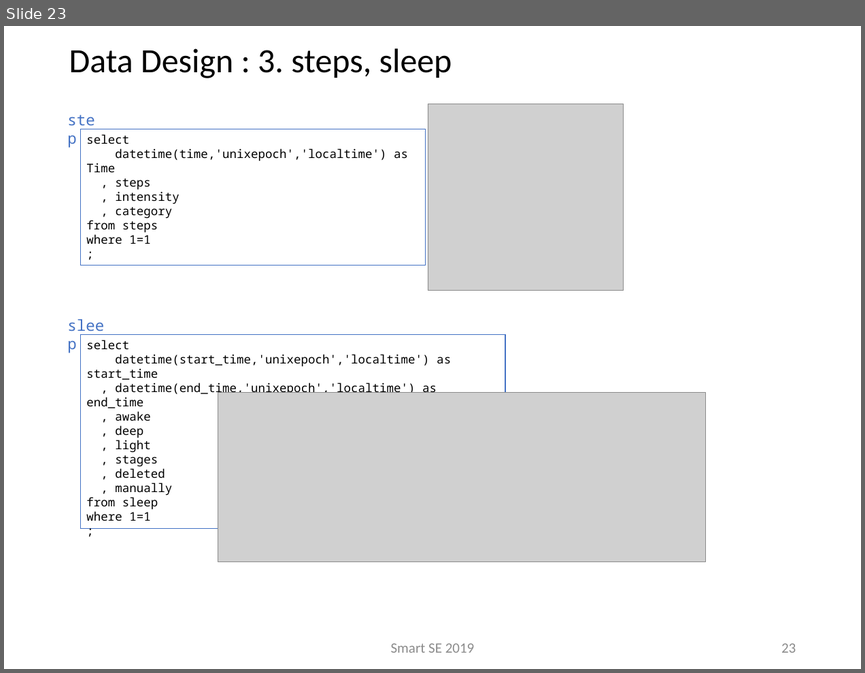
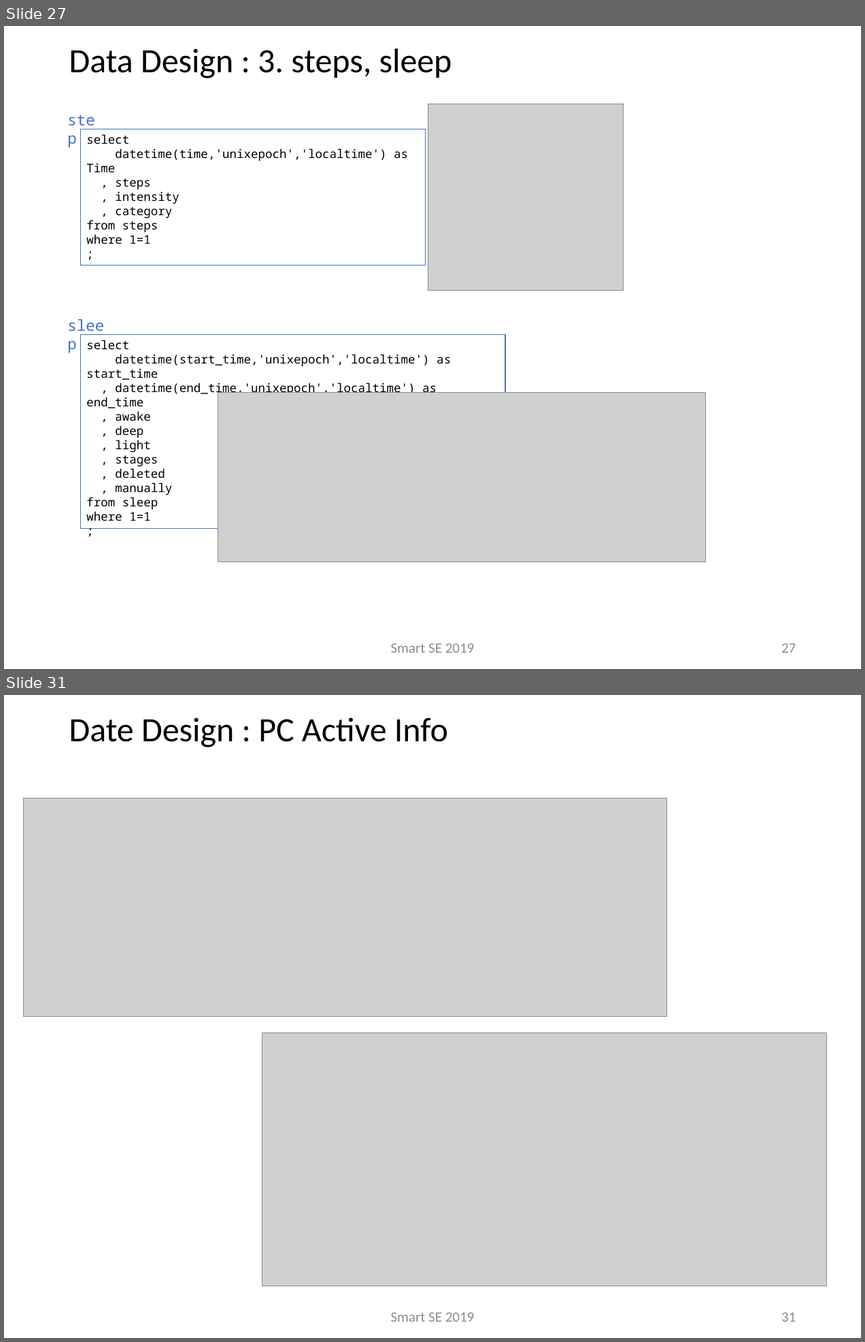
Before and after one commit to sakai-memoru/smartse19, a slide deck: _project_docs/SSE19_SPP.pptx. Shown one above the other, each under a label of ours: slide 23 before the commit, slides 27 and 31 after it; the slides between them are not shown. The pictures are 865x673 and 865x1342 pixels, drawn with LibreOffice and Linux fonts; fonts in the diff are those of the drawing; grey boxes stand for pictures; background and template pictures are left out. Boxes give left, top, right and bottom in pixels: in the first picture for what was removed or moved away, otherwise in the second. Text is boxed around its words. In the diff, an @@ line names an element or a change of style, - is before the commit and + after.

```diff
--- a/_project_docs/SSE19_SPP.pptx
+++ b/_project_docs/SSE19_SPP.pptx
@@ slide 31 added at [4,695,861,1338], background #FFFFFF @@
@@ title added at [69,717,448,747], 40 pt, text #000000 @@
+Date Design : PC Active Info
@@ picture added at [23,798,667,1016] @@
@@ picture added at [262,1033,827,1285] @@
@@ text added at [391,1312,475,1321], 16.8 pt, text #8C8C8C @@
+Smart SE 2019
@@ page number added at [781,1312,796,1321], 16.8 pt, text #8C8C8C @@
+31
@@ what was slide 23 is now slide 27 @@
@@ page number at [781,643,796,652]: text changed @@
-23
+27
```
Also in this commit, not shown: 6 slides changed, 4 other slides added, 1 other file.
